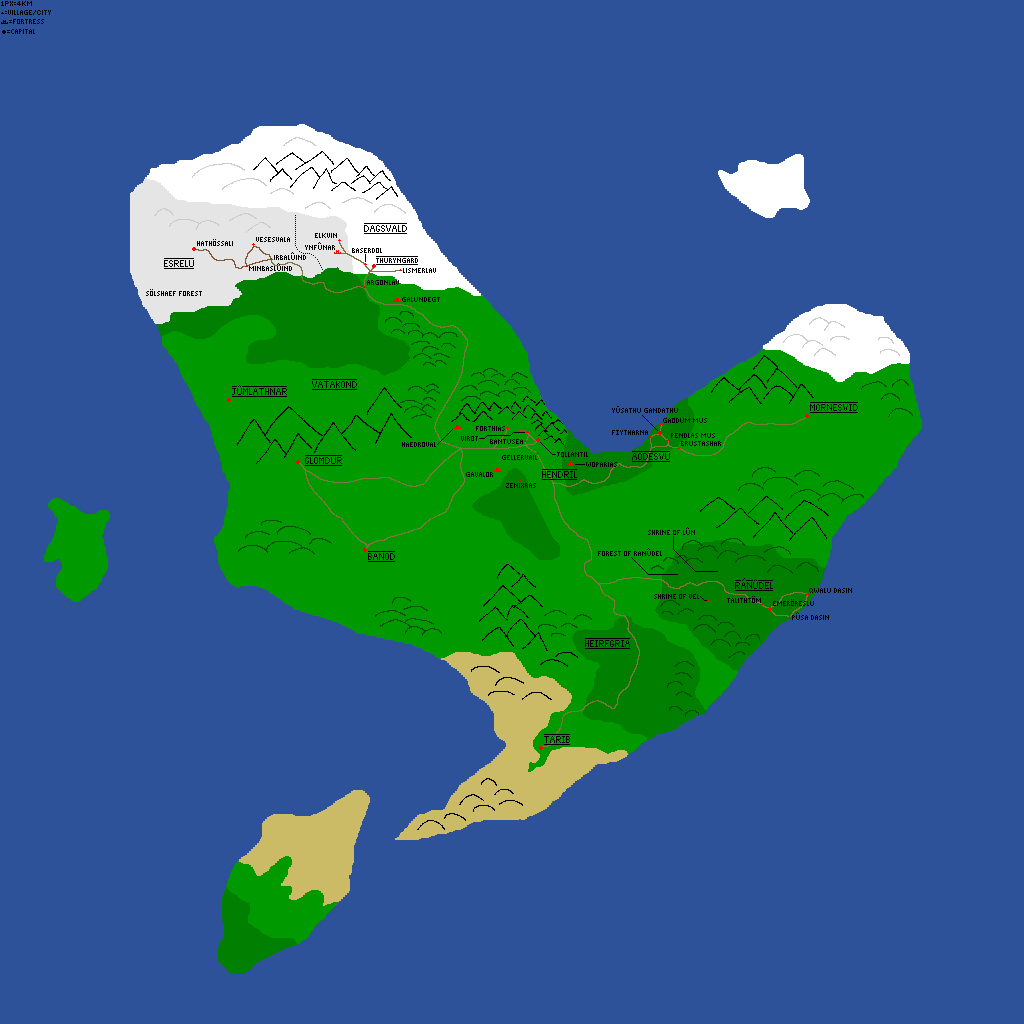
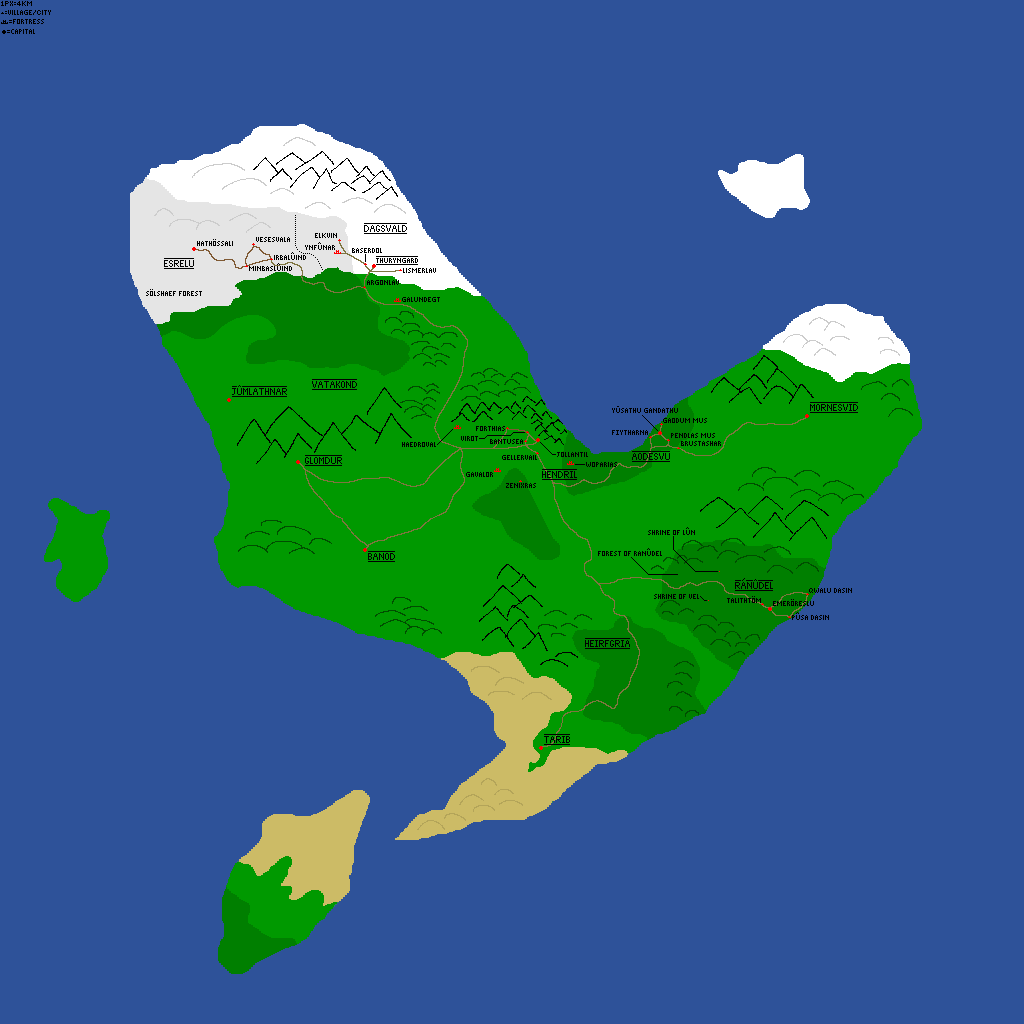
The second 1024×1024 image is a revision of the first. Changes to its layers:
painted on "Background" over left=417, top=666, right=552, bottom=830
